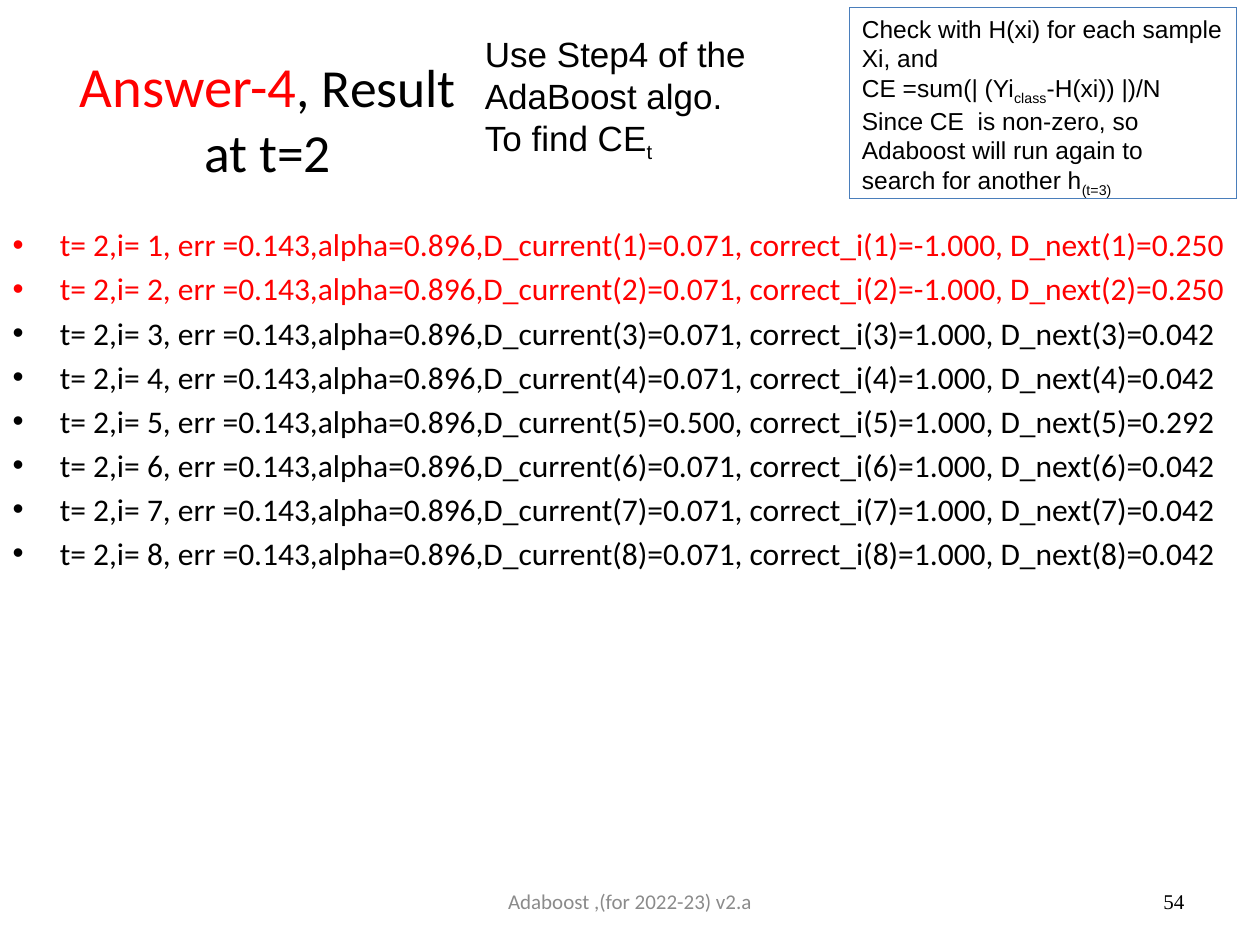
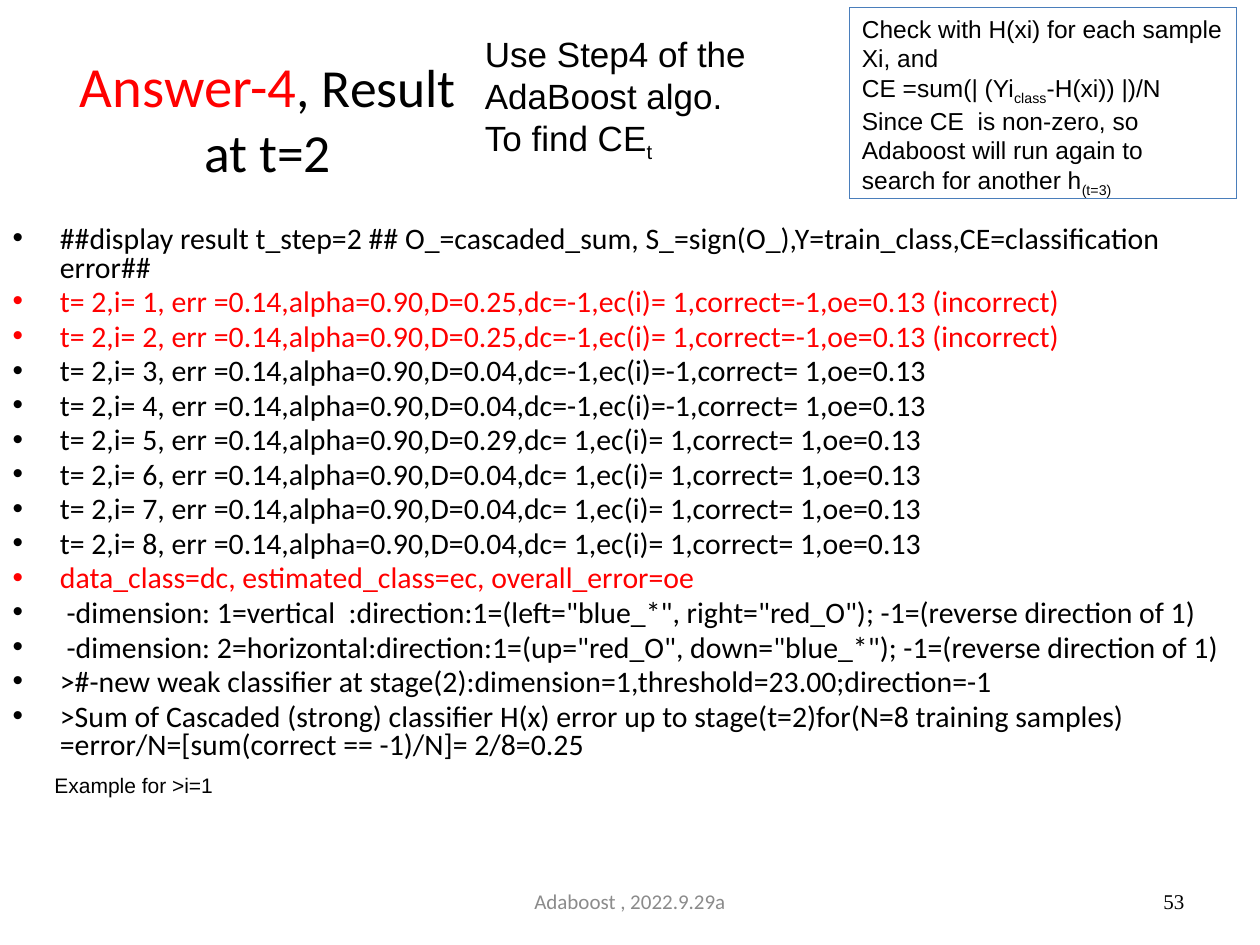
Before and after one commit to JoseHung/Speech-Recognition, a slide deck: slide 53 of slides/5707_06_adaboost.pptx (slide 54 before the commit). Drawn at 1260x945 pixels with LibreOffice and Linux fonts; fonts in the diff are those of the drawing. Boxes give left, top, right and bottom in pixels: in the first picture for what was removed or moved away, otherwise in the second. Text is boxed around its words. In the diff, an @@ line names an element or a change of style, - is before the commit and + after.

Commit message:
slides

```diff
--- a/slides/5707_06_adaboost.pptx
+++ b/slides/5707_06_adaboost.pptx
@@ text at [60,227,1217,759]: text changed; size 18 to 17 pt @@
-• t= 2,i= 1, err =0.143,alpha=0.896,D_current(1)=0.071, correct_i(1)=-1.000, D_next(1)=0.250
-• t= 2,i= 2, err =0.143,alpha=0.896,D_current(2)=0.071, correct_i(2)=-1.000, D_next(2)=0.250
-• t= 2,i= 3, err =0.143,alpha=0.896,D_current(3)=0.071, correct_i(3)=1.000, D_next(3)=0.042
-• t= 2,i= 4, err =0.143,alpha=0.896,D_current(4)=0.071, correct_i(4)=1.000, D_next(4)=0.042
-• t= 2,i= 5, err =0.143,alpha=0.896,D_current(5)=0.500, correct_i(5)=1.000, D_next(5)=0.292
-• t= 2,i= 6, err =0.143,alpha=0.896,D_current(6)=0.071, correct_i(6)=1.000, D_next(6)=0.042
-• t= 2,i= 7, err =0.143,alpha=0.896,D_current(7)=0.071, correct_i(7)=1.000, D_next(7)=0.042
-• t= 2,i= 8, err =0.143,alpha=0.896,D_current(8)=0.071, correct_i(8)=1.000, D_next(8)=0.042
+• ##display result t_step=2 ## O_=cascaded_sum, S_=sign(O_),Y=train_class,CE=classification error##
+• t= 2,i= 1, err =0.14,alpha=0.90,D=0.25,dc=-1,ec(i)= 1,correct=-1,oe=0.13 (incorrect)
+• t= 2,i= 2, err =0.14,alpha=0.90,D=0.25,dc=-1,ec(i)= 1,correct=-1,oe=0.13 (incorrect)
+• t= 2,i= 3, err =0.14,alpha=0.90,D=0.04,dc=-1,ec(i)=-1,correct= 1,oe=0.13
+• t= 2,i= 4, err =0.14,alpha=0.90,D=0.04,dc=-1,ec(i)=-1,correct= 1,oe=0.13
+• t= 2,i= 5, err =0.14,alpha=0.90,D=0.29,dc= 1,ec(i)= 1,correct= 1,oe=0.13
+• t= 2,i= 6, err =0.14,alpha=0.90,D=0.04,dc= 1,ec(i)= 1,correct= 1,oe=0.13
+• t= 2,i= 7, err =0.14,alpha=0.90,D=0.04,dc= 1,ec(i)= 1,correct= 1,oe=0.13
+• t= 2,i= 8, err =0.14,alpha=0.90,D=0.04,dc= 1,ec(i)= 1,correct= 1,oe=0.13
+• data_class=dc, estimated_class=ec, overall_error=oe
+• -dimension: 1=vertical :direction:1=(left="blue_*", right="red_O"); -1=(reverse direction of 1)
+• -dimension: 2=horizontal:direction:1=(up="red_O", down="blue_*"); -1=(reverse direction of 1)
+• >#-new weak classifier at stage(2):dimension=1,threshold=23.00;direction=-1
+• >Sum of Cascaded (strong) classifier H(x) error up to stage(t=2)for(N=8 training samples) =error/N=[sum(correct == -1)/N]= 2/8=0.25
@@ text added at [54,777,213,798], 12 pt, text #000000 @@
+Example for >i=1
@@ text at [534,894,725,909]: text changed @@
-Adaboost ,(for 2022-23) v2.a
+Adaboost , 2022.9.29a
@@ page number at [1163,895,1184,910]: text changed @@
-54
+53
```
Also in this commit, not shown: 80 other slides changed, 9 slides added, 2 slides removed, 1 other file.
